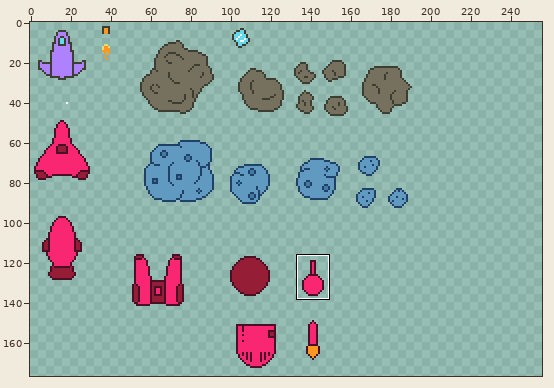
Pixel-art file, stored at src/LudumDare54/Assets/Content/Sprites/Items.aseprite. The picture above shows the old version from afar; the outline marks the close-up.
Close-up. The starting point:
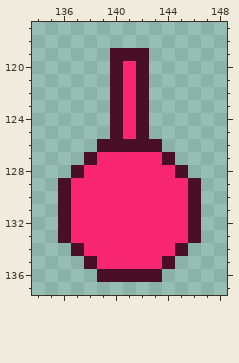
1024x1024 pixels, 1 frame. Shown: x 134..148, y 117..137. The wide view leaves out empty margins. The commit also changed other parts of the picture, which this record leaves out.
New version:
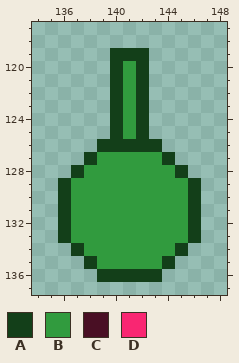
Palette (. is transparent): A #133f19  B #319b3e  C #490f24  D #f92672
Diff:
Changed rows in their new state; - is an unchanged pixel.
first column x 136:
119 ----AAA----
120 ----ABA----
121 ----ABA----
122 ----ABA----
123 ----ABA----
124 ----ABA----
125 ----ABA----
126 ---AAAAA---
127 --ABBBBBA--
128 -ABBBBBBBA-
129 ABBBBBBBBBA
130 ABBBBBBBBBA
131 ABBBBBBBBBA
132 ABBBBBBBBBA
133 ABBBBBBBBBA
134 -ABBBBBBBA-
135 --ABBBBBA--
136 ---AAAAA---
